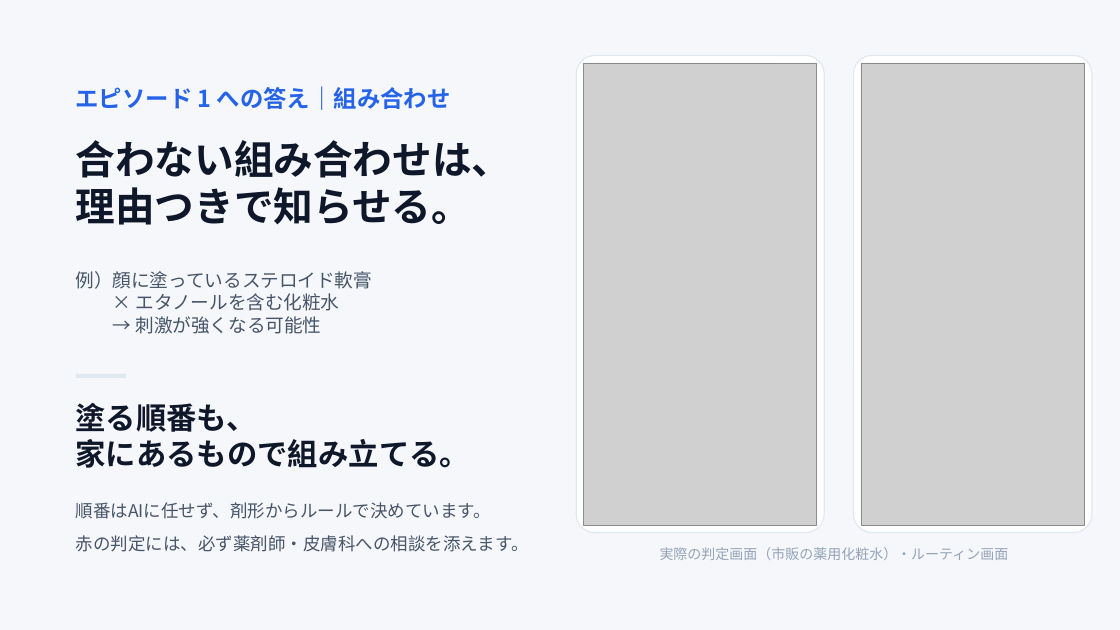
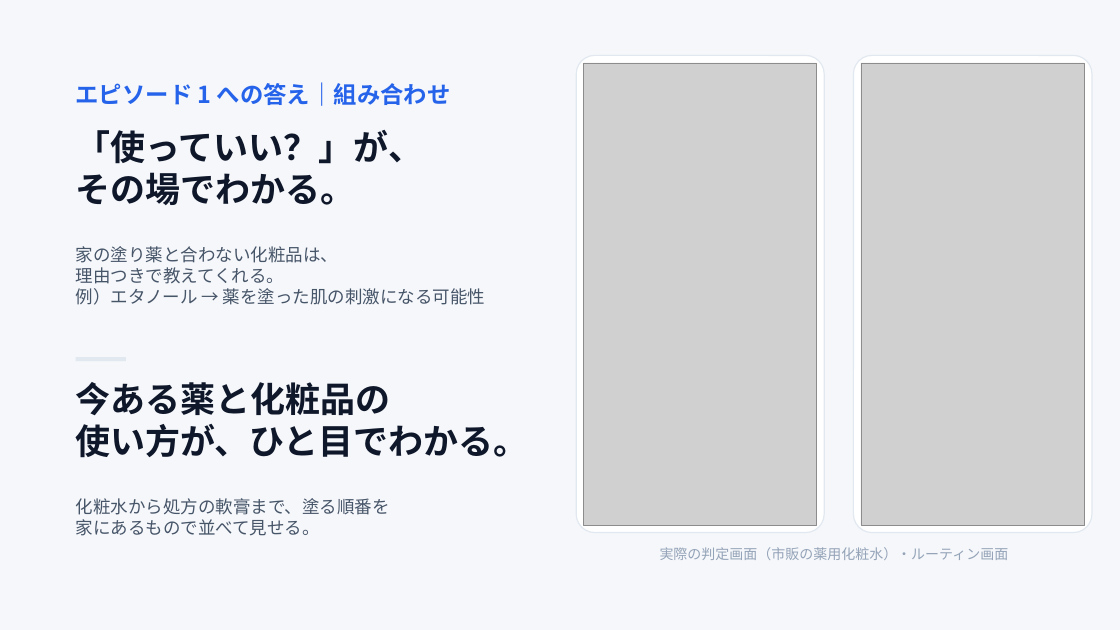
Before and after one commit to John-Frusciante/overlai, a slide deck: slide 6 of docs/ピッチ/Overlai_本選ピッチ.pptx. Drawn at 1120x630 pixels with LibreOffice and Linux fonts; fonts in the diff are those of the drawing; grey boxes stand for pictures. Boxes give left, top, right and bottom in pixels: in the first picture for what was removed or moved away, otherwise in the second. Text is boxed around its words. In the diff, an @@ line names an element or a change of style, - is before the commit and + after.

```diff
--- a/docs/ピッチ/Overlai_本選ピッチ.pptx
+++ b/docs/ピッチ/Overlai_本選ピッチ.pptx
@@ text "エピソード 1 への答え｜組み合わせ": place and size @@
-text "エピソード 1 への答え｜組み合わせ" at bbox=[76, 86, 451, 110]
+text "エピソード 1 への答え｜組み合わせ" at bbox=[76, 82, 451, 106]
@@ text removed at bbox=[76, 140, 512, 225] @@
-合わない組み合わせは、
-理由つきで知らせる。
@@ text added at bbox=[76, 130, 423, 205], 30 pt, text #0F172A, bold @@
+「使っていい？」が、
+その場でわかる。
@@ text at bbox=[76, 246, 485, 305]: text changed; size 16 to 15 pt @@
-例）顔に塗っているステロイド軟膏
-× エタノールを含む化粧水
-→ 刺激が強くなる可能性
+家の塗り薬と合わない化粧品は、
+理由つきで教えてくれる。
+例）エタノール → 薬を塗った肌の刺激になる可能性
@@ rectangle: place and size @@
-rectangle at bbox=[76, 374, 126, 378]
+rectangle at bbox=[76, 357, 126, 361]
@@ text added at bbox=[76, 382, 529, 458], 30 pt, text #0F172A, bold @@
+今ある薬と化粧品の
+使い方が、ひと目でわかる。
@@ text at bbox=[76, 498, 390, 536]: text changed; size 26 to 15 pt; text colour #0F172A to #475569; bold off @@
-塗る順番も、
-家にあるもので組み立てる。
+化粧水から処方の軟膏まで、塗る順番を
+家にあるもので並べて見せる。
@@ text removed at bbox=[76, 502, 491, 519] @@
-順番はAIに任せず、剤形からルールで決めています。
@@ text removed at bbox=[76, 535, 529, 552] @@
-赤の判定には、必ず薬剤師・皮膚科への相談を添えます。
```
Also in this commit, not shown: 6 other slides changed, 1 slide added, 6 other files.
